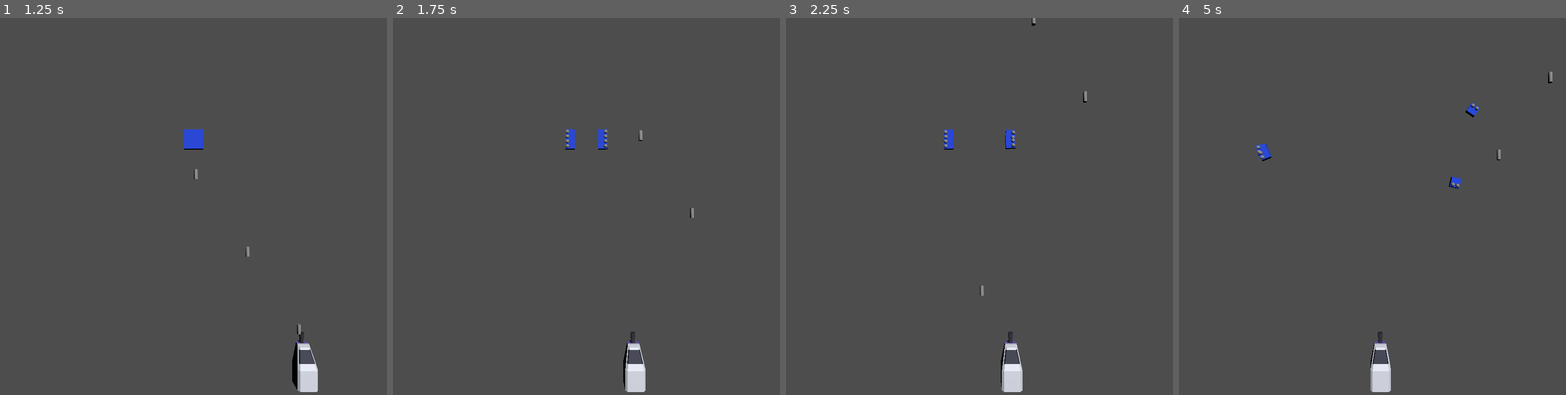
Above: before the commit, frames 1-4 (left to right).
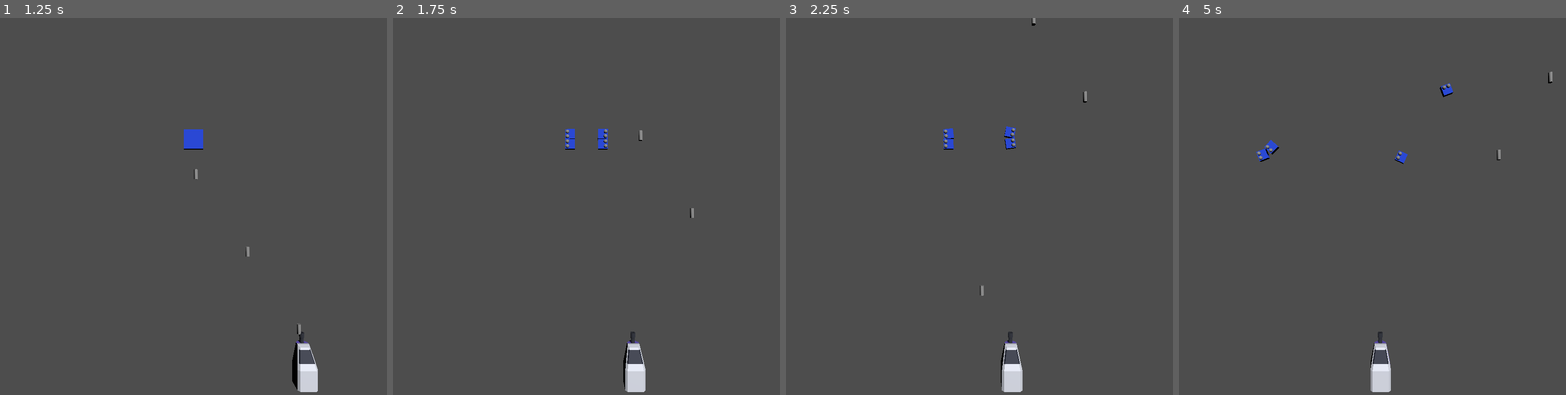
Above: after the commit, the same moments.

Repository: doctor-g/LD56
Game: Godot game, scene res://world/world.tscn
The game is run twice, just before and just after one commit, with the same random seed, the same clock (stepped at 60 frames per second) and the same inputs.
Inputs (mouse positions are in pixels of both pictures, inside the frame that each line leads up to):
- Up to frame 1 (1.25 s): tap Enter at 0.5 s; move the mouse to (278, 191) at 0.52 s; hold D (move_right) from 0.53 s (still down); hold Space (fire) from 0.53 s (still down)
- Up to frame 2 (1.75 s): move the mouse to (509, 229) at 1.27 s; release D (move_right) at 1.28 s; release Space (fire) at 1.28 s; hold A (move_left) from 1.28 s (still down); tap Space (fire) at 1.35 s
- Up to frame 3 (2.25 s): move the mouse to (1018, 127) at 2.02 s; release A (move_left) at 2.03 s; hold D (move_right) from 2.03 s (still down); hold Space (fire) from 2.03 s (still down)
- Up to frame 4 (5 s): move the mouse to (1353, 289) at 2.77 s; release Space (fire) at 2.78 s; tap Space (fire) at 2.85, 4.35 s; move the mouse to (1488, 270) at 3.52 s; release D (move_right) at 3.53 s; hold Space (fire) 3.53-4.28 s; hold A (move_left) from 3.53 s (still down); move the mouse to (1256, 153) at 4.27 s

Frame 1 is identical in both runs. In frame 2, less than 0.1% of the frame differs, in the area x 44-56%, y 29-35%; in frame 3, less than 0.1%; in frame 4, 0.5%, in the area x 19-78%, y 17-46%.

Commit message:
Prevent critter overlapping
They were made to turn a bit faster to make it look a bit more interesting

Diff:
--- a/project/critters/square_critter.gd
+++ b/project/critters/square_critter.gd
@@ -2,7 +2,7 @@
 
 @export var speed := 1.5
 ## Radians per second
-@export var max_turn_speed := PI
+@export var max_turn_speed := TAU
 
 var _noise : FastNoiseLite
 var _seconds_unbound := 0.0
--- a/project/critters/square_critter.tscn
+++ b/project/critters/square_critter.tscn
@@ -11,7 +11,7 @@
 
 [node name="SquareCritter" type="CharacterBody3D"]
 collision_layer = 8
-collision_mask = 0
+collision_mask = 8
 script = ExtResource("1_4x12t")
 
 [node name="CSGBox3D" type="CSGBox3D" parent="."]
